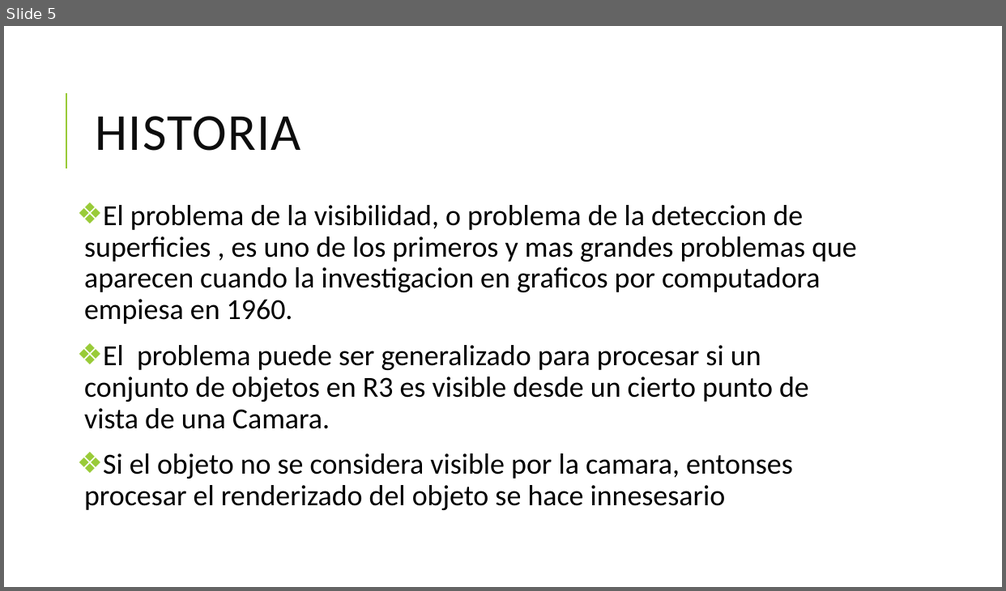
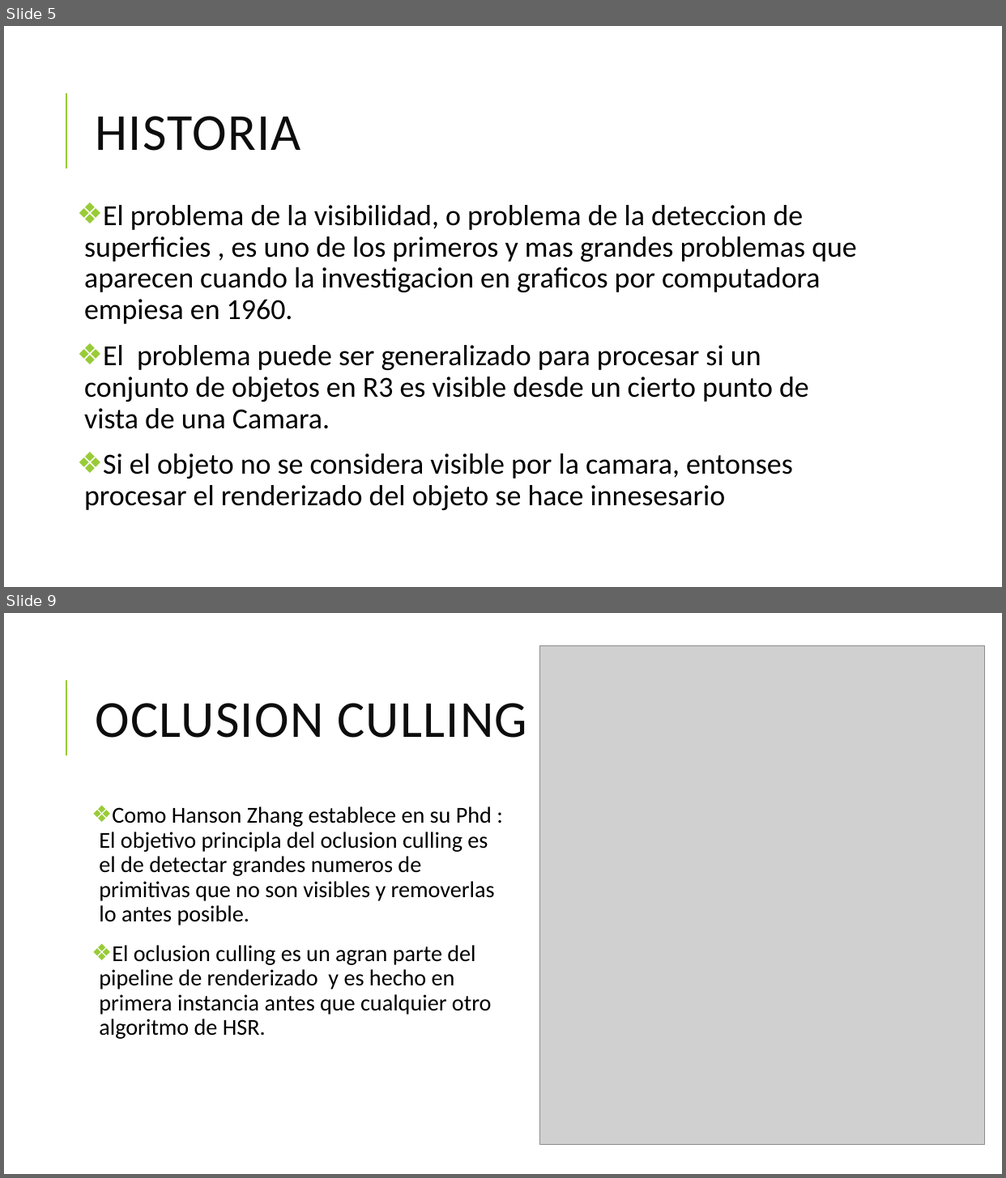
Before and after one commit to MogGy94/paintersAlg, a slide deck: ALGOritmo del Pintor.pptx. Shown one above the other, each under a label of ours: slide 5 before the commit, slides 5 and 9 after it; the slides between them are not shown. The pictures are 1006x591 and 1006x1178 pixels, drawn with LibreOffice and Linux fonts; fonts in the diff are those of the drawing; grey boxes stand for pictures. Boxes give left, top, right and bottom in pixels: in the first picture for what was removed or moved away, otherwise in the second. Text is boxed around its words. In the diff, an @@ line names an element or a change of style, - is before the commit and + after.

```diff
--- a/ALGOritmo del Pintor.pptx
+++ b/ALGOritmo del Pintor.pptx
@@ slide 9 added at [4,613,1002,1174], background #FFFFFF; not listed: 1 template element that a slide beside it also shows @@
@@ picture added at [539,645,984,1144] @@
@@ title added at [96,703,528,738], 50 pt, text #0D0D0D @@
+OCLUSION CULLING
@@ text added at [99,807,495,1039], 22 pt, text #000000 @@
+❖ Como Hanson Zhang establece en su Phd : El objetivo principla del oclusion culling es el de detectar grandes numeros de primitivas que no son visibles y removerlas lo antes posible.
+❖ El oclusion culling es un agran parte del pipeline de renderizado y es hecho en primera instancia antes que cualquier otro algoritmo de HSR.
```
Also in this commit, not shown: 1 slide changed, 7 other slides added, 14 other files.
